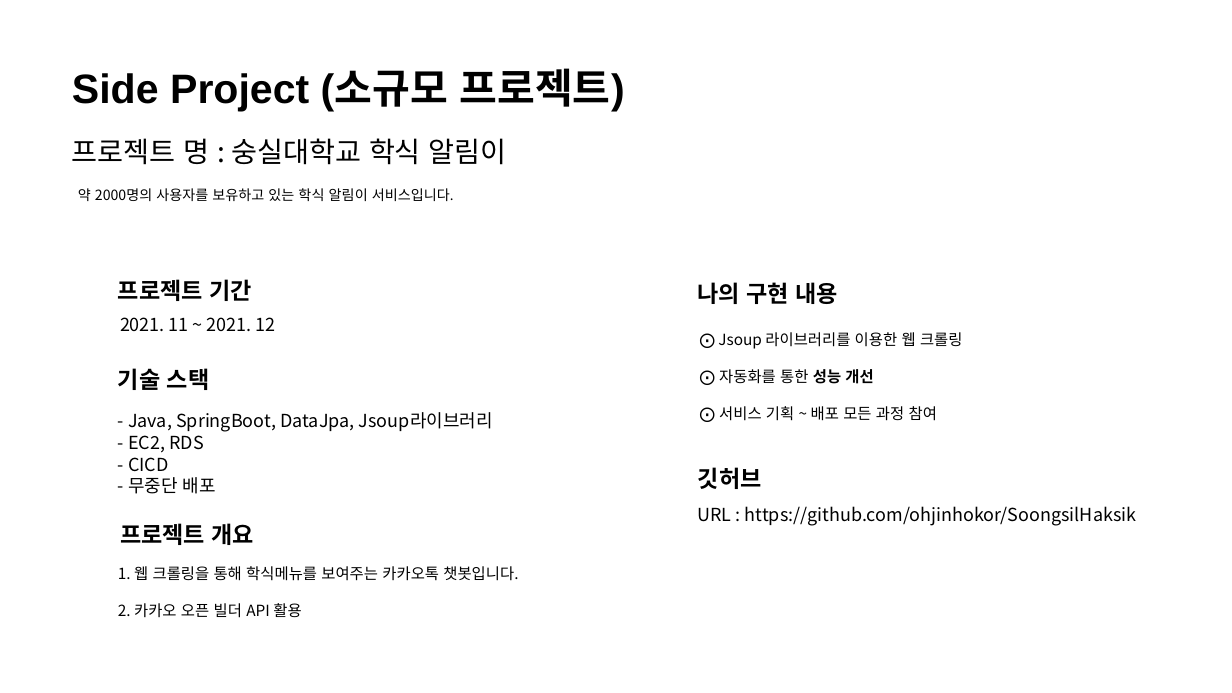
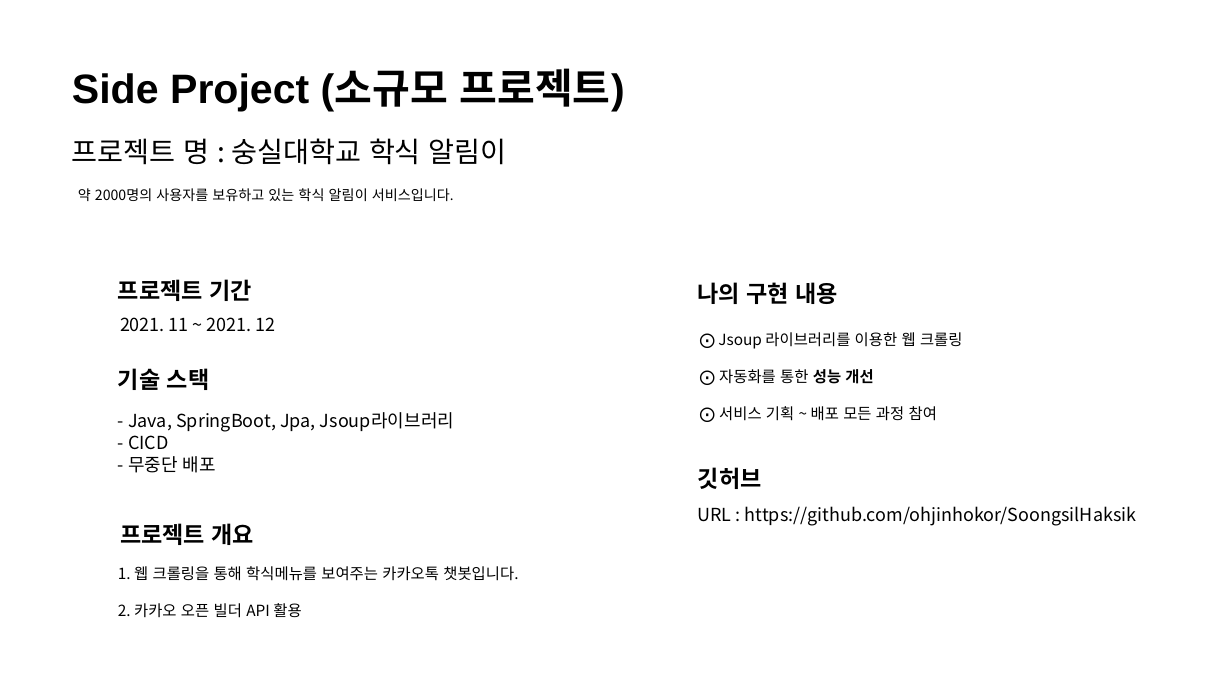
Before and after one commit to ohjinhokor/PortFolio, a slide deck: slide 12 of 오진호 포트폴리오.pptx. Drawn at 1232x693 pixels with LibreOffice and Linux fonts; fonts in the diff are those of the drawing; background and template pictures are left out. Boxes give left, top, right and bottom in pixels: in the first picture for what was removed or moved away, otherwise in the second. Text is boxed around its words. In the diff, an @@ line names an element or a change of style, - is before the commit and + after.

```diff
--- a/오진호 포트폴리오.pptx
+++ b/오진호 포트폴리오.pptx
@@ text at (128, 412, 454, 432): text changed @@
-- Java, SpringBoot, DataJpa, Jsoup라이브러리
-- EC2, RDS
+- Java, SpringBoot, Jpa, Jsoup라이브러리
```
Also in this commit, not shown: 9 other slides changed, 1 slide added, 1 slide removed, 4 other files.
